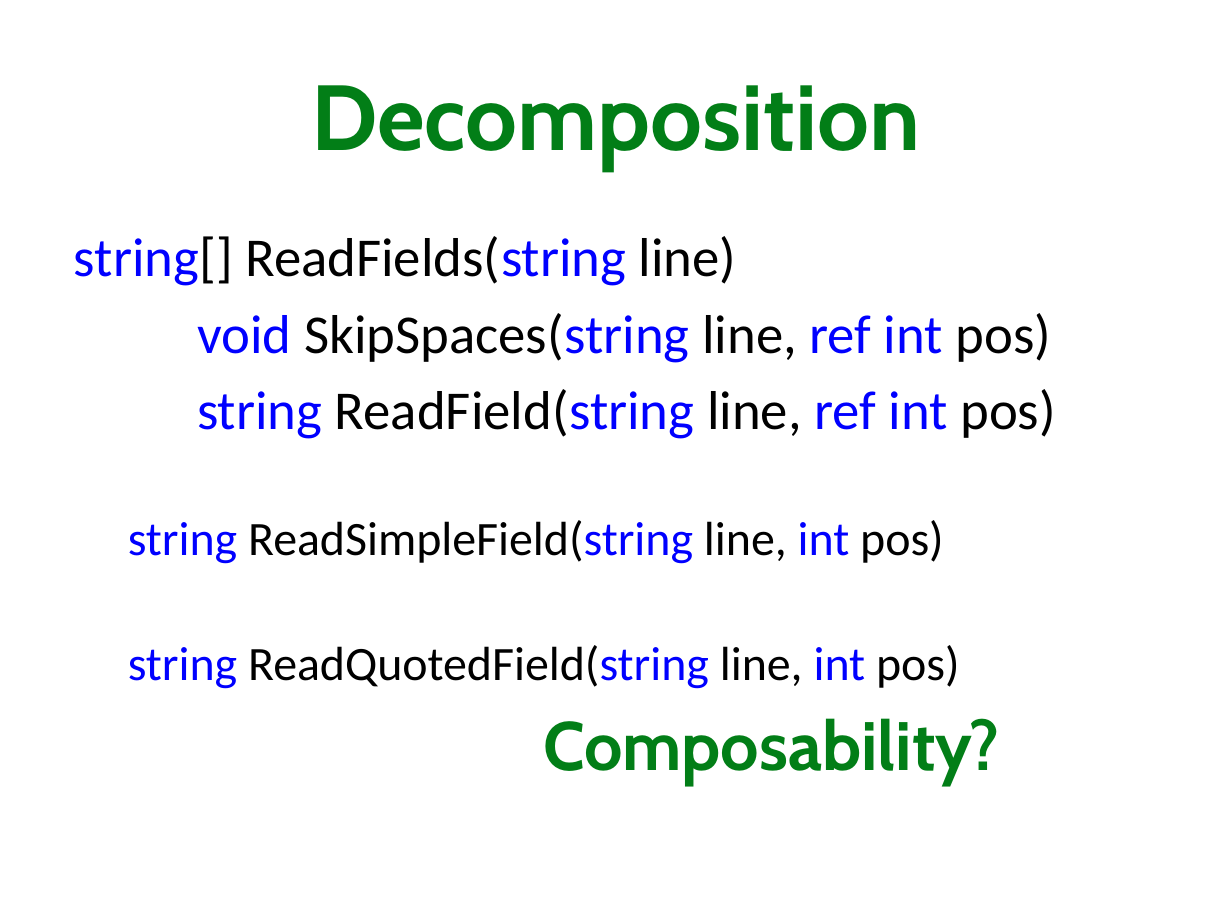
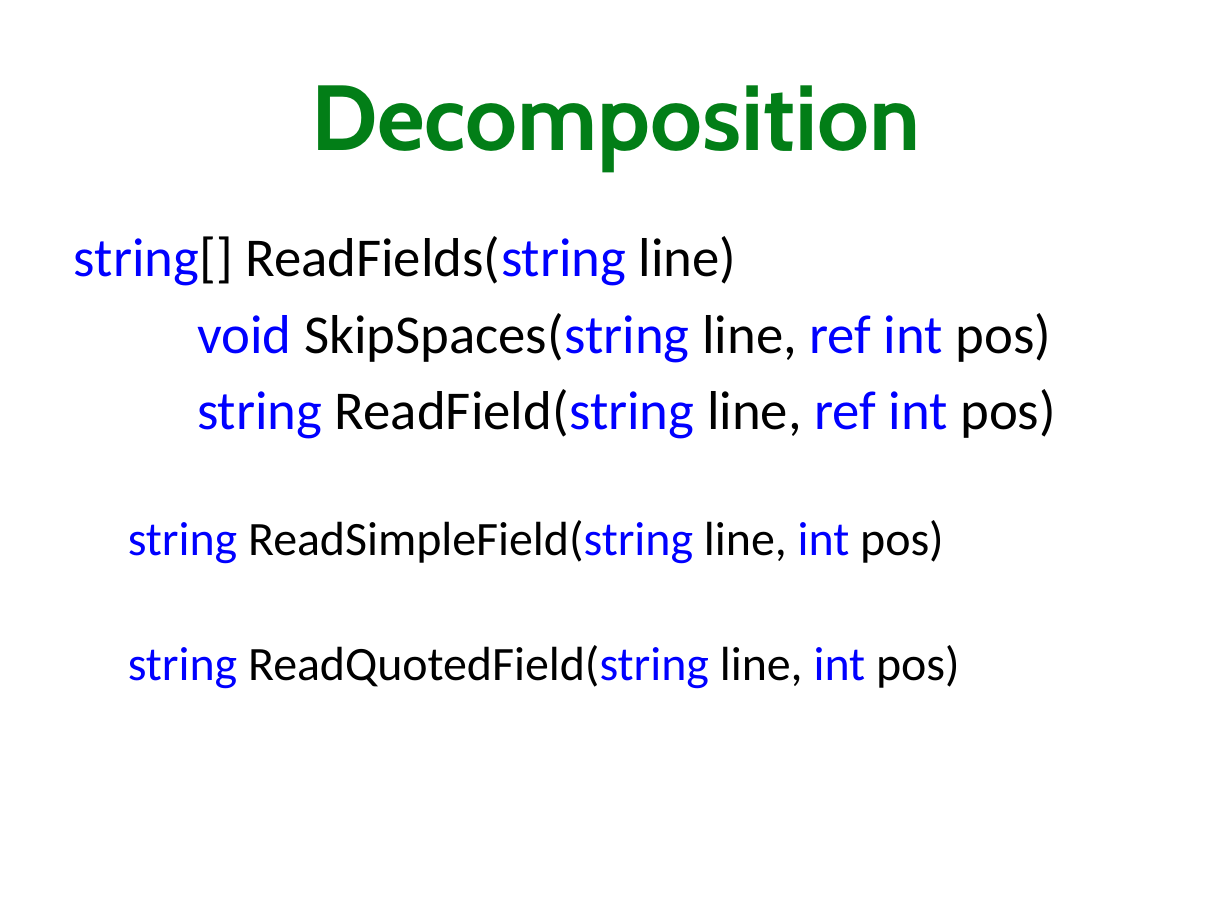
Before and after one commit to kontur-courses/clean-code, a slide deck: slide 9 of CleanCode.pptx (slide 15 before the commit). Drawn at 1232x924 pixels with LibreOffice and Linux fonts; fonts in the diff are those of the drawing. Boxes give left, top, right and bottom in pixels: in the first picture for what was removed or moved away, otherwise in the second. Text is boxed around its words. In the diff, an @@ line names an element or a change of style, - is before the commit and + after.

```diff
--- a/CleanCode.pptx
+++ b/CleanCode.pptx
@@ text removed at (543,718,999,785) @@
-Composability?
```
Also in this commit, not shown: 9 other slides changed, 15 slides added, 11 slides removed, 10 other files.
